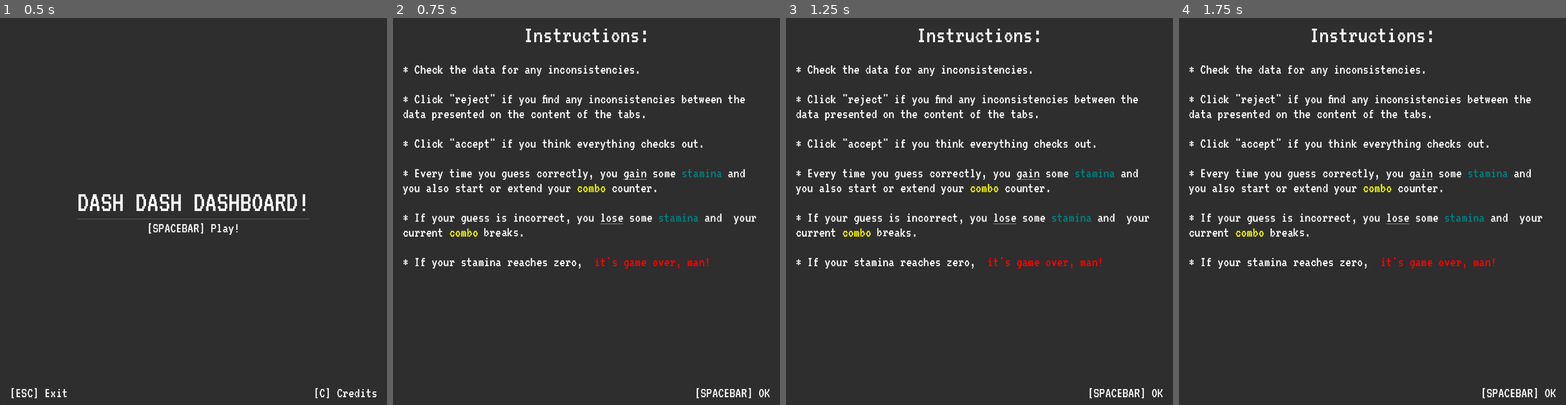
Above: before the commit, frames 1-4 (left to right).
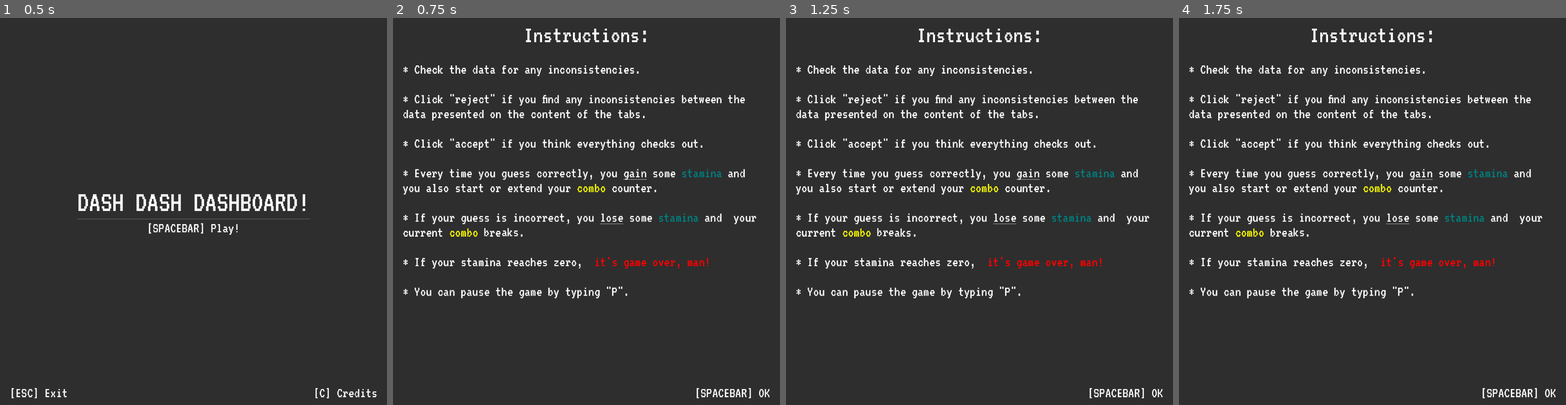
Above: after the commit, the same moments.

Repository: pyramid-seph/dash_dash_dashboard
Game: Godot game, scene res://scenes/Game.tscn
Two runs of this game, one before a commit and one after it. Both use one fixed random seed, a clock stepped at 60 frames per second and the inputs below.
Inputs:
- Up to frame 1 (0.5 s): no input
- Up to frame 2 (0.75 s): tap Enter at 0.5 s; hold Space (accept) from 0.53 s (still down)
- Up to frame 3 (1.25 s): keep holding Space (accept)
- Up to frame 4 (1.75 s): release Space (accept) at 1.28 s; tap C (show_credits) at 1.35 s

Frame 1 is identical in both runs. In frame 2, 0.4% of the frame differs, in the area x 2-61%, y 69-73%; in frame 3, 0.4%; in frame 4, 0.4%.

Commit message:
Tell how to pause the game

Diff:
--- a/scenes/GameplayGui.tscn
+++ b/scenes/GameplayGui.tscn
@@ -493,6 +493,8 @@
 * If your guess is incorrect, you [u]lose[/u] some [color=teal]stamina[/color] and  your current [color=yellow]combo[/color] [shake rate=10 level=10]breaks[/shake].
 
 * If your stamina reaches zero,  [color=red]it's game over, man![/color]
+
+* You can pause the game by typing \"P\".
 [/font]"
 
 [node name="ExitLabel" type="Label" parent="IntructionsPanel/MarginContainer"]
@@ -527,7 +529,7 @@
 
 [p align=center][font size=56][color=yellow]Testers[/color][/font][/p]
 [p align=center][font size=40]Fabi[/font][/p]
-[p align=center][font size=40]Gi[/font][/p]
+[p align=center][font size=40]Giselle Olvera Neria[/font][/p]
 [p align=center][font size=40]Pintor[/font][/p]
 [p align=center][font size=40]Té[/font][/p]
 
